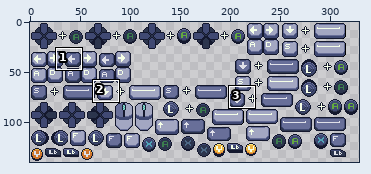
Sprite sheet, stored at saraqael/assets/spritesheets/all_btn.png. The first picture is a wide view before the edit; the outline marks the close-up.
Close-up. First the earlier version:
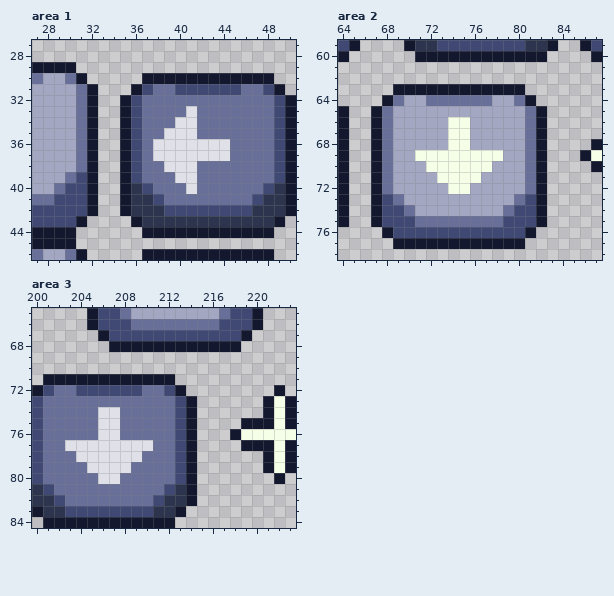
The file is 330x124 pixels. Shown: area 1: x 27..50, y 27..46; area 2: x 64..87, y 59..78; area 3: x 200..223, y 65..84. The old version is drawn lined up with the new one. The commit also changed other parts of the picture, which this record leaves out.
Now the later version:
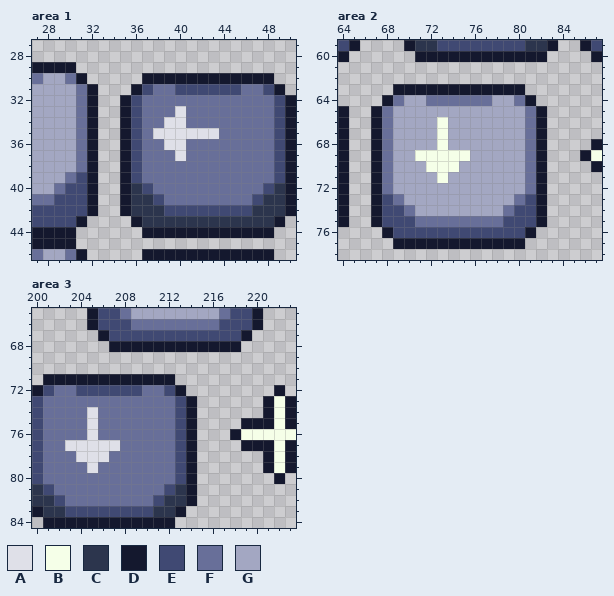
Palette (. is transparent): A #dfe0e8  B #f5ffe8  C #2c354d  D #14182e  E #404973  F #686f99  G #a3a7c2
The edit:
canvas 330x124 -> 329x140; drawings rearranged on the sheet (the old picture shows each at its new place)
--- area 1
@@ x 36..46 @@
 32 EFFFFFFFFFF
-33 EFFFFAFFFFF
-34 EFFFAAFFFFF
-35 EFFAAAFFFFF
-36 EFAAAAAAAFF
-37 EFAAAAAAAFF
-38 EFFAAAFFFFF
-39 EFFFAAFFFFF
-40 CEFFFAFFFFF
+33 EFFFAFFFFFF
+34 EFFAAFFFFFF
+35 EFAAAAAAFFF
+36 EFFAAFFFFFF
+37 EFFFAFFFFFF
+38 EFFFFFFFFFF
+39 EFFFFFFFFFF
+40 CEFFFFFFFFF
 41 CCEFFFFFFFF
--- area 2
@@ x 71..80 @@
 65 GGGGGGGGGG
-66 GGGBBGGGGG
-67 GGGBBGGGGG
-68 GGGBBGGGGG
-69 BBBBBBBBGG
-70 GBBBBBBGGG
-71 GGBBBBGGGG
-72 GGGBBGGGGG
+66 GGBGGGGGGG
+67 GGBGGGGGGG
+68 GGBGGGGGGG
+69 BBBBBGGGGG
+70 GBBBGGGGGG
+71 GGBGGGGGGG
+72 GGGGGGGGGG
 73 GGGGGGGGGF
--- area 3
@@ x 203..212 @@
 73 FFFFFFFFFF
-74 FFFAAFFFFF
-75 FFFAAFFFFF
-76 FFFAAFFFFF
-77 AAAAAAAAFF
-78 FAAAAAAFFF
-79 FFAAAAFFFF
-80 FFFAAFFFFF
+74 FFAFFFFFFF
+75 FFAFFFFFFF
+76 FFAFFFFFFF
+77 AAAAAFFFFF
+78 FAAAFFFFFF
+79 FFAFFFFFFF
+80 FFFFFFFFFF
 81 FFFFFFFFFE
